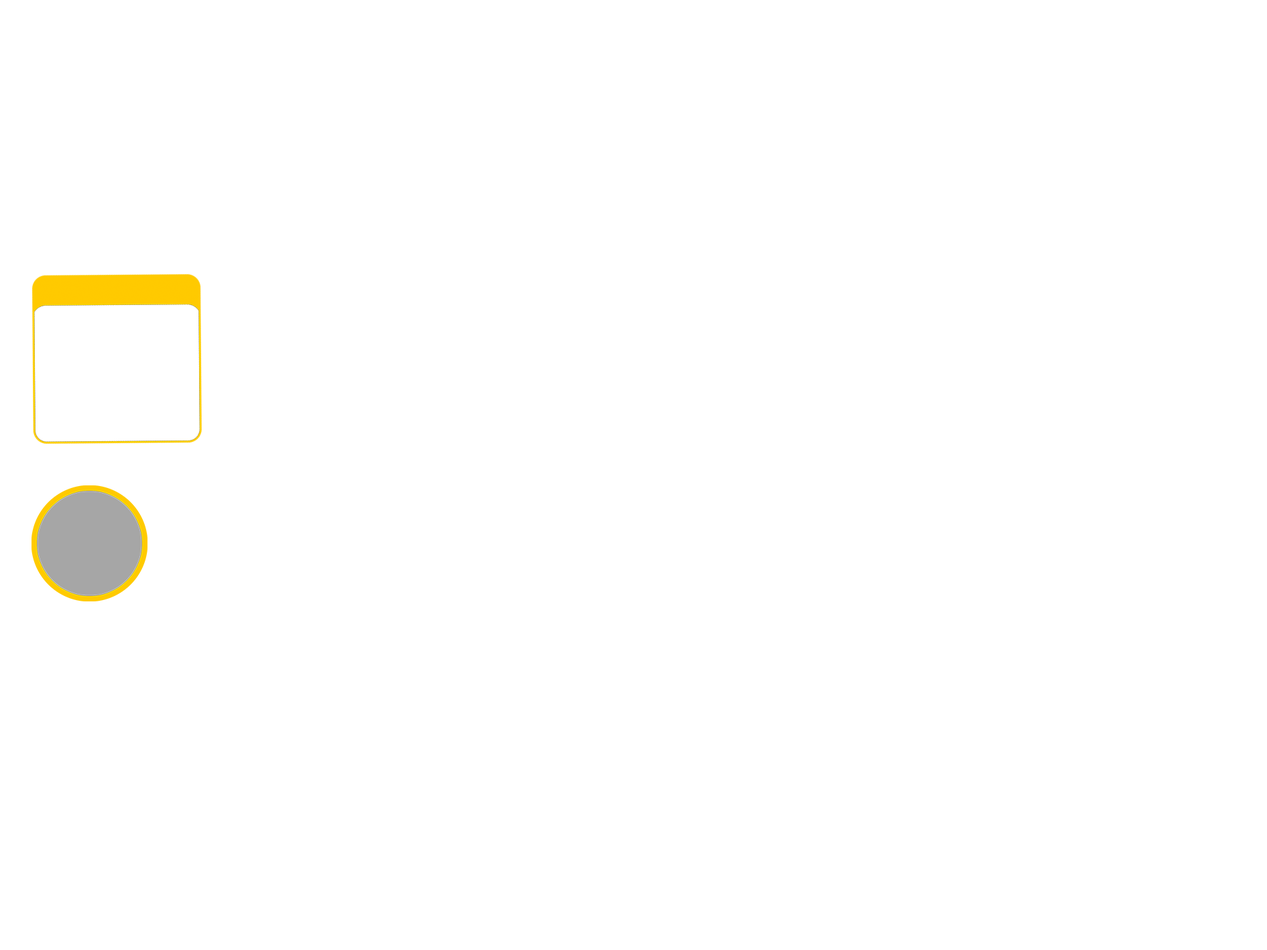
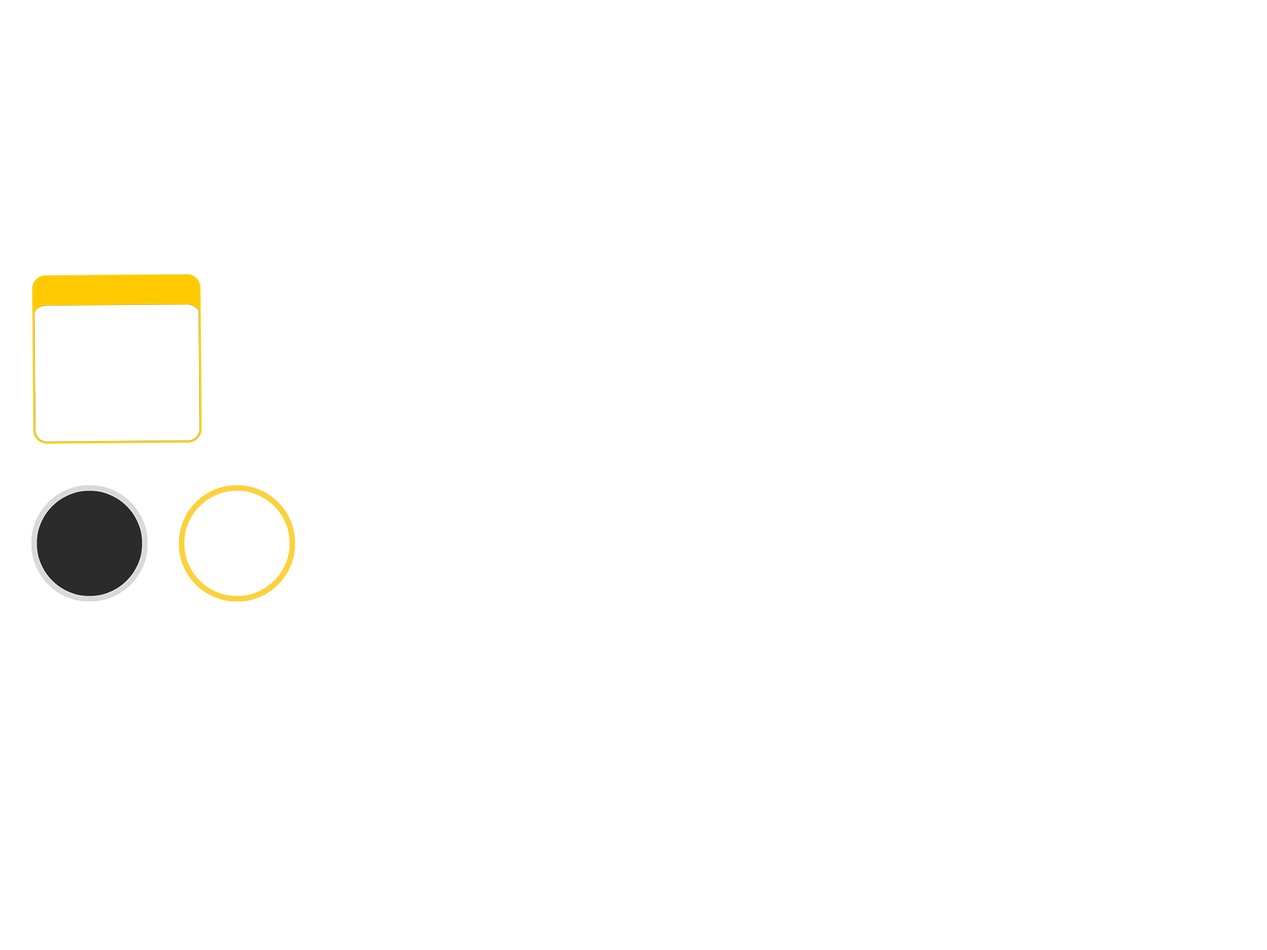
Layered file, before and after one edit (1267px x 950px). Changes by layer:
added group "circle_edge.png" with 1 layers above "faded_disc.png" over [178, 485, 295, 602]
added layer "Ellipse 1 copy 2" in group "circle_edge.png" over [178, 485, 295, 602]
painted on "Ellipse 1" over [31, 485, 148, 602]
